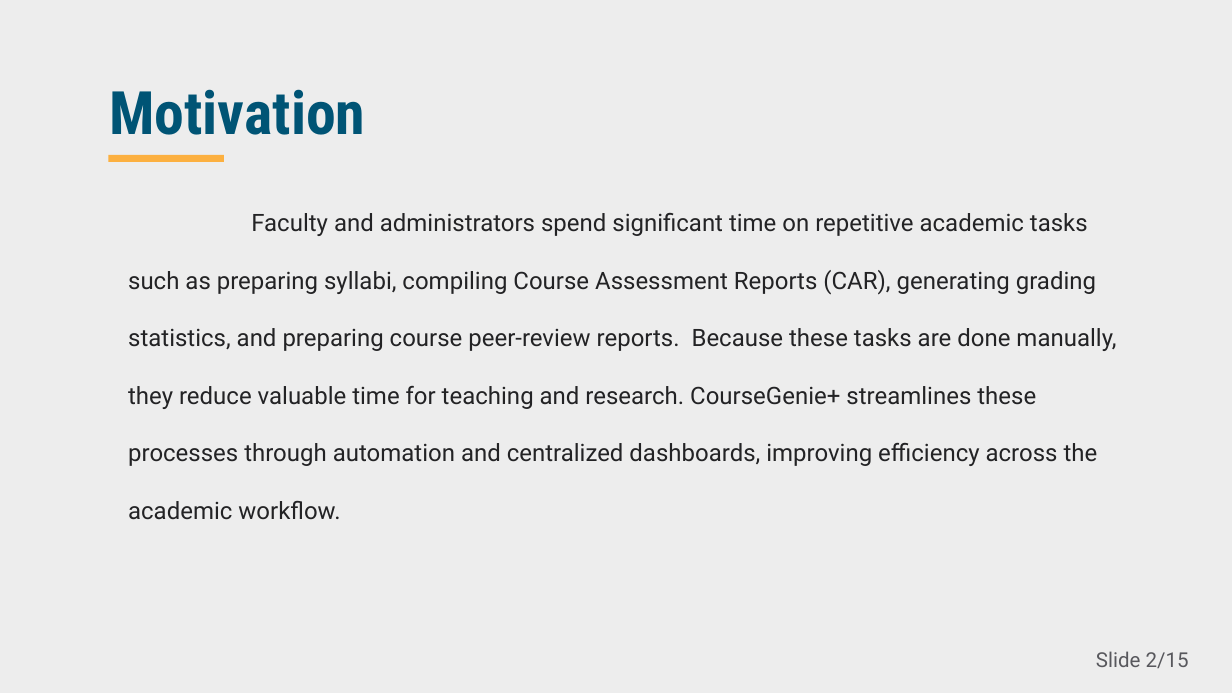
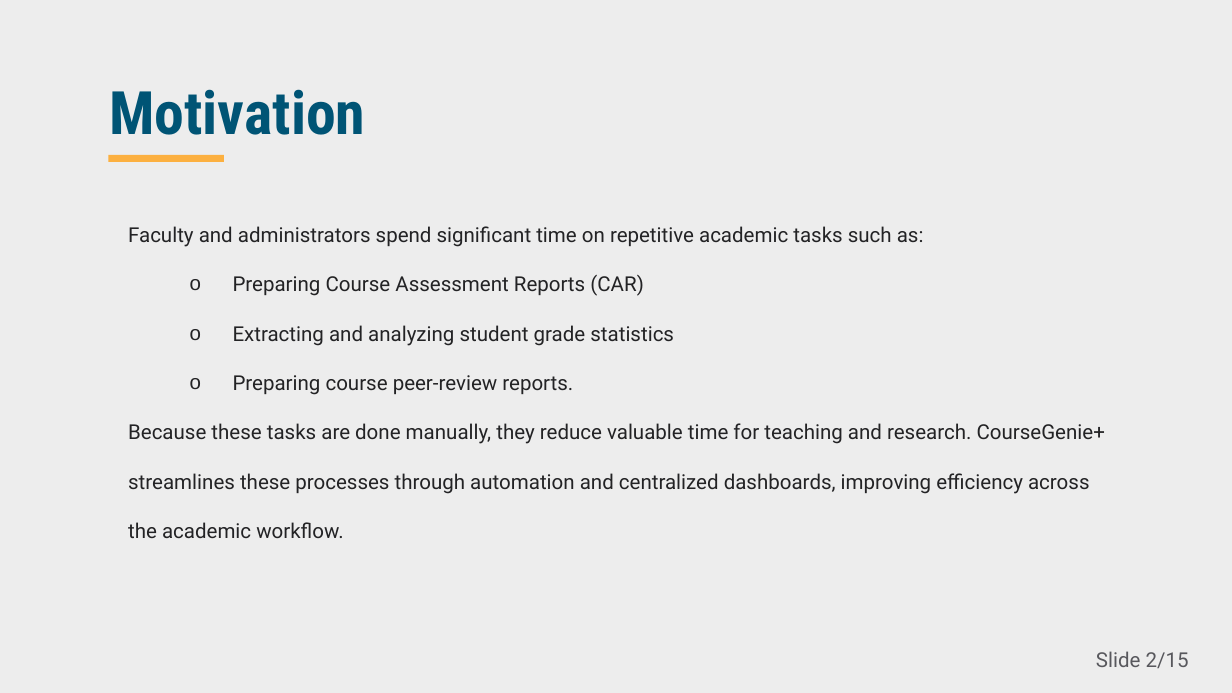
Before and after one commit to JeedaKotob/courseGenie, a slide deck: slide 2 of Deliverable2/Deliverable2_PPT_CourseGenie+.pptx. Drawn at 1232x693 pixels with LibreOffice and Linux fonts; fonts in the diff are those of the drawing; background and template pictures are left out. Boxes give left, top, right and bottom in pixels: in the first picture for what was removed or moved away, otherwise in the second. Text is boxed around its words. In the diff, an @@ line names an element or a change of style, - is before the commit and + after.

```diff
--- a/Deliverable2/Deliverable2_PPT_CourseGenie+.pptx
+++ b/Deliverable2/Deliverable2_PPT_CourseGenie+.pptx
@@ text at <box>128,226,1105,538</box>: text changed; size 14 to 12 pt @@
-Faculty and administrators spend significant time on repetitive academic tasks such as preparing syllabi, compiling Course Assessment Reports (CAR), generating grading statistics, and preparing course peer-review reports. Because these tasks are done manually, they reduce valuable time for teaching and research. CourseGenie+ streamlines these processes through automation and centralized dashboards, improving efficiency across the academic workflow.
+Faculty and administrators spend significant time on repetitive academic tasks such as:
+  o Preparing Course Assessment Reports (CAR)
+  o Extracting and analyzing student grade statistics
+  o Preparing course peer-review reports.
+Because these tasks are done manually, they reduce valuable time for teaching and research. CourseGenie+ streamlines these processes through automation and centralized dashboards, improving efficiency across the academic workflow.
```
Also in this commit, not shown: 4 other slides changed, 1 other file.
